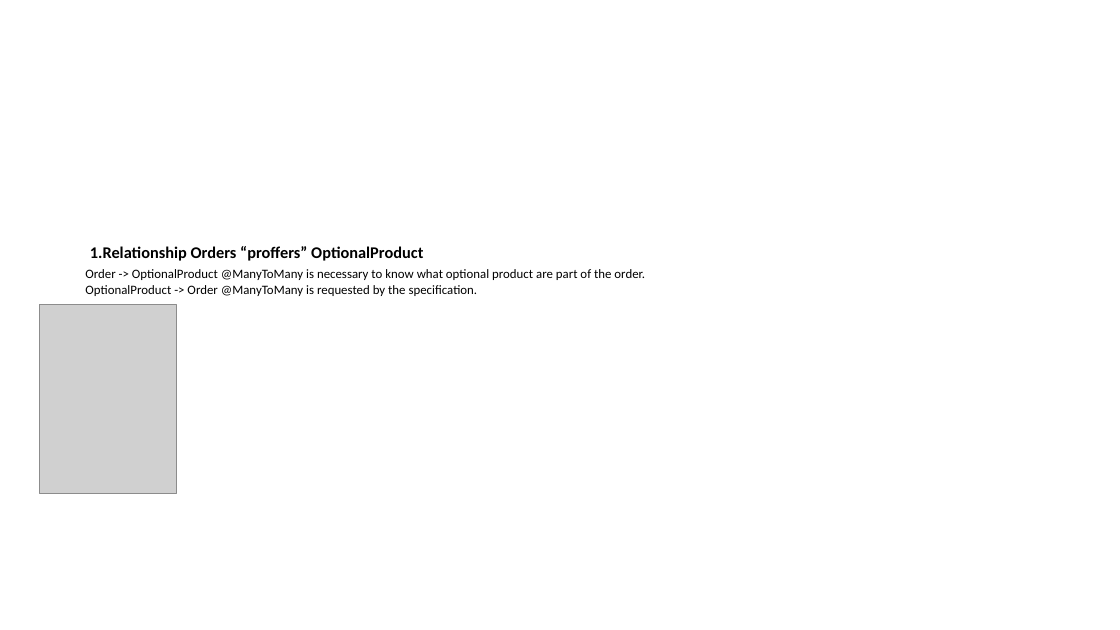
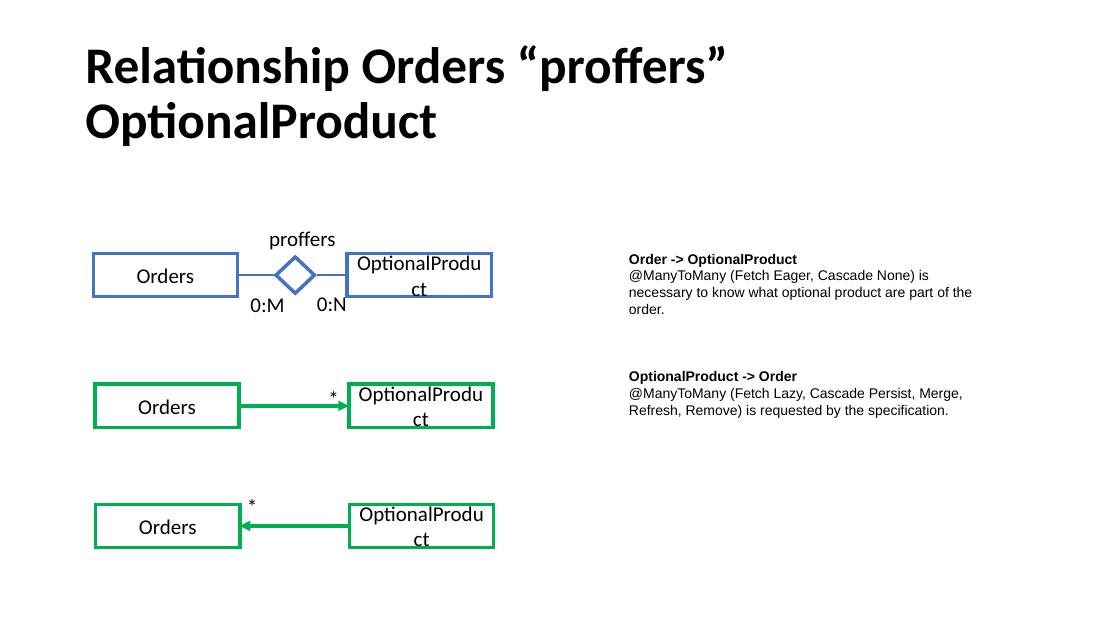
Before and after one commit to priscia99/databases-2-project, a slide deck: slide 30 of Deliverables/Report/Report.pptx (slide 22 before the commit). Drawn at 1120x630 pixels with LibreOffice and Linux fonts; fonts in the diff are those of the drawing; grey boxes stand for pictures. Boxes give left, top, right and bottom in pixels: in the first picture for what was removed or moved away, otherwise in the second. Text is boxed around its words. In the diff, an @@ line names an element or a change of style, - is before the commit and + after.

```diff
--- a/Deliverables/Report/Report.pptx
+++ b/Deliverables/Report/Report.pptx
@@ title "Relationship Orders “proffers” OptionalProduct": place and size @@
-title "Relationship Orders “proffers” OptionalProduct" at box(90, 246, 423, 261)
+title "Relationship Orders “proffers” OptionalProduct" at box(85, 45, 728, 146)
@@ title "Relationship Orders “proffers” OptionalProduct" at box(85, 45, 728, 146): size 14 to 44 pt; bullet 1. to none; list level 2 to 1 in "Relationship Orders “proffers” OptionalProduct"; line spacing 1 to 0.9 @@
@@ text at box(629, 254, 972, 418): text changed; size 11 to 12 pt; font Calibri to Arial @@
-Order -> OptionalProduct @ManyToMany is necessary to know what optional product are part of the order.
-OptionalProduct -> Order @ManyToMany is requested by the specification.
+Order -> OptionalProduct
+@ManyToMany (Fetch Eager, Cascade None) is necessary to know what optional product are part of the order.
+OptionalProduct -> Order
+@ManyToMany (Fetch Lazy, Cascade Persist, Merge, Refresh, Remove) is requested by the specification.
@@ picture removed at box(39, 305, 176, 494) @@
@@ group added at box(93, 231, 494, 548): 6 rectangles, 5 texts, 2 lines, 2 arrows, 1 diamond @@
+OptionalProduct
+Orders
+0:N
+0:M
+proffers
+OptionalProduct
+Orders
+OptionalProduct
+Orders
+*
+*
```
Also in this commit, not shown: 25 other slides changed, 33 slides added, 5 slides removed, 5 other files.
